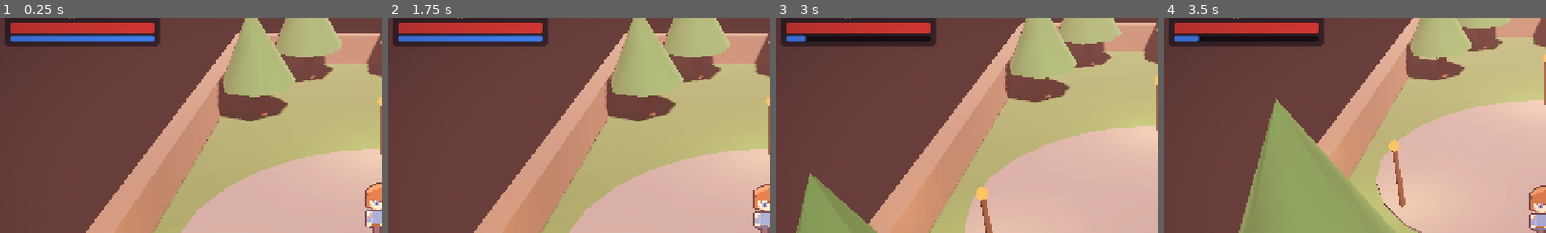
Above: before the commit, frames 1-4 (left to right).
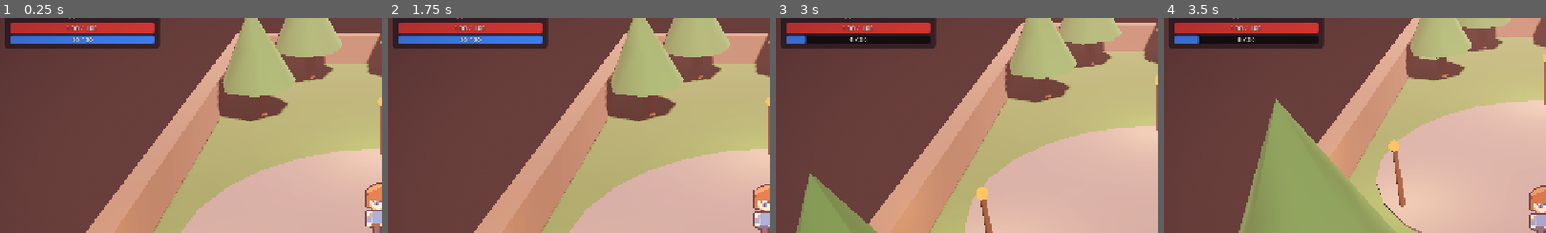
Above: after the commit, the same moments.

Repository: putt10000/emberfield
Game: Godot game, scene res://main.tscn
The game is run twice, just before and just after one commit, with the same random seed, the same clock (stepped at 60 frames per second) and the same inputs.
Inputs:
- Up to frame 1 (0.25 s): no input
- Up to frame 2 (1.75 s): click "ATK" at 0.5 s; click "CLV" at 1.25 s
- Up to frame 3 (3 s): click "WHL" at 2 s; click "LNG" at 2.75 s
- Up to frame 4 (3.5 s): no input
The pictures show only the part of the screen within x 0-50%, y 5-55%; the shares and areas given below are measured in that part.

The runs differ from the first frame. In frame 1, 1.1% of the frame differs, in the area x 1-42%, y 3-15%; in frame 2, 1.1%; in frame 3, 0.9%; in frame 4, 0.9%.

Commit message:
HUD: numeric HP/SP readouts on the player bars
Co-Authored-By: Claude Fable 5.1 <noreply@anthropic.com>

Diff:
--- a/tests/sim_test.gd
+++ b/tests/sim_test.gd
@@ -173,7 +173,7 @@
 	_check(player.stats.hp == 80, "second wind heals 30%% (hp %d)" % player.stats.hp)
 	player.stats.sp = 0
 	await _wait_frames(int(5.5 * Engine.physics_ticks_per_second))
-	_check(player.stats.sp >= 2, "sp regenerates out of combat (sp %d after 5.5 s)" % player.stats.sp)
+	_check(player.stats.sp >= 2 and player.stats.sp <= 6, "sp regenerates ~0.8/s out of combat (sp %d after 5.5 s)" % player.stats.sp)
 
 	# --- Player death + respawn -------------------------------------------
 	player.stats.hp = 1
--- a/ui/hud.gd
+++ b/ui/hud.gd
@@ -11,6 +11,8 @@
 @onready var name_label: Label = %NameLabel
 @onready var hp_bar: ProgressBar = %HpBar
 @onready var sp_bar: ProgressBar = %SpBar
+@onready var hp_text: Label = %HpText
+@onready var sp_text: Label = %SpText
 @onready var target_frame: Control = %TargetFrame
 @onready var target_name: Label = %TargetName
 @onready var target_hp: ProgressBar = %TargetHp
@@ -40,6 +42,8 @@
 		hp_bar.value = s.hp
 		sp_bar.max_value = maxi(s.max_sp, 1)
 		sp_bar.value = s.sp
+		hp_text.text = "%d / %d" % [s.hp, s.max_hp]
+		sp_text.text = "%d / %d" % [s.sp, s.max_sp]
 	if _target and is_instance_valid(_target) and _target.is_alive():
 		var ts: Stats = _target.stats
 		target_name.text = _target.display_name
--- a/ui/hud.tscn
+++ b/ui/hud.tscn
@@ -86,7 +86,7 @@
 [node name="PlayerFrame" type="PanelContainer" parent="SafeArea/Root"]
 layout_mode = 0
 offset_right = 260.0
-offset_bottom = 70.0
+offset_bottom = 76.0
 mouse_filter = 2
 theme_override_styles/panel = SubResource("FramePanel")
 
@@ -111,15 +111,47 @@
 value = 100.0
 show_percentage = false
 
+[node name="HpText" type="Label" parent="SafeArea/Root/PlayerFrame/VBox/HpBar"]
+unique_name_in_owner = true
+layout_mode = 1
+anchors_preset = 15
+anchor_right = 1.0
+anchor_bottom = 1.0
+grow_horizontal = 2
+grow_vertical = 2
+mouse_filter = 2
+theme_override_font_sizes/font_size = 12
+theme_override_colors/font_outline_color = Color(0, 0, 0, 0.8)
+theme_override_constants/outline_size = 3
+text = "100 / 100"
+horizontal_alignment = 1
+vertical_alignment = 1
+
 [node name="SpBar" type="ProgressBar" parent="SafeArea/Root/PlayerFrame/VBox"]
 unique_name_in_owner = true
-custom_minimum_size = Vector2(240, 10)
+custom_minimum_size = Vector2(240, 14)
 layout_mode = 2
 mouse_filter = 2
 theme_override_styles/background = SubResource("BarBg")
 theme_override_styles/fill = SubResource("SpFill")
 value = 100.0
 show_percentage = false
+
+[node name="SpText" type="Label" parent="SafeArea/Root/PlayerFrame/VBox/SpBar"]
+unique_name_in_owner = true
+layout_mode = 1
+anchors_preset = 15
+anchor_right = 1.0
+anchor_bottom = 1.0
+grow_horizontal = 2
+grow_vertical = 2
+mouse_filter = 2
+theme_override_font_sizes/font_size = 11
+theme_override_colors/font_outline_color = Color(0, 0, 0, 0.8)
+theme_override_constants/outline_size = 3
+text = "30 / 30"
+horizontal_alignment = 1
+vertical_alignment = 1
 
 [node name="TargetFrame" type="PanelContainer" parent="SafeArea/Root"]
 unique_name_in_owner = true
